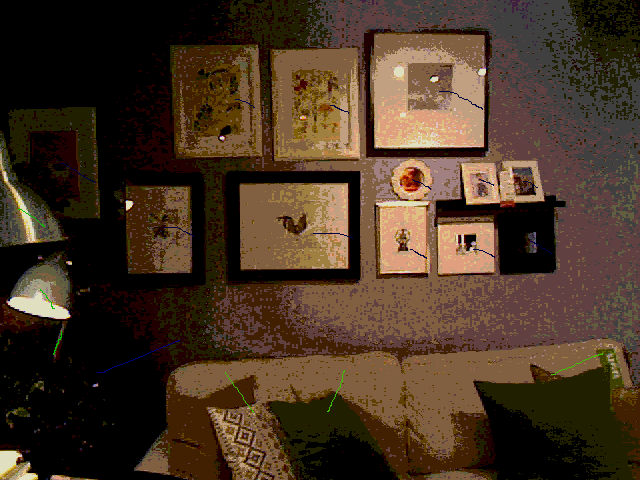
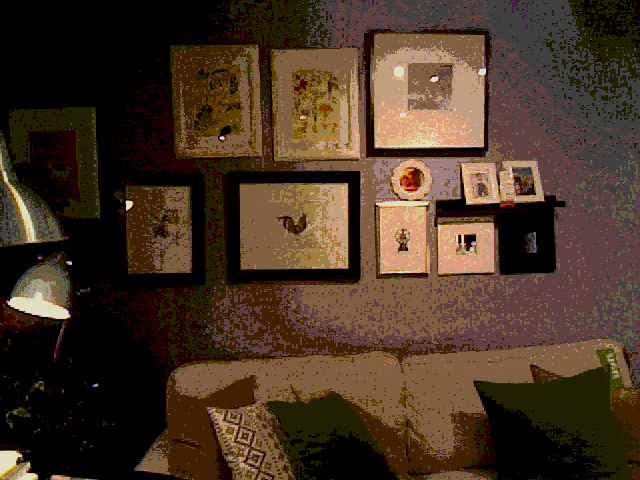
Revision of a layered 640x480 image; what changed, layer by layer:
removed layer "Layer #1" over left=18, top=91, right=603, bottom=413
